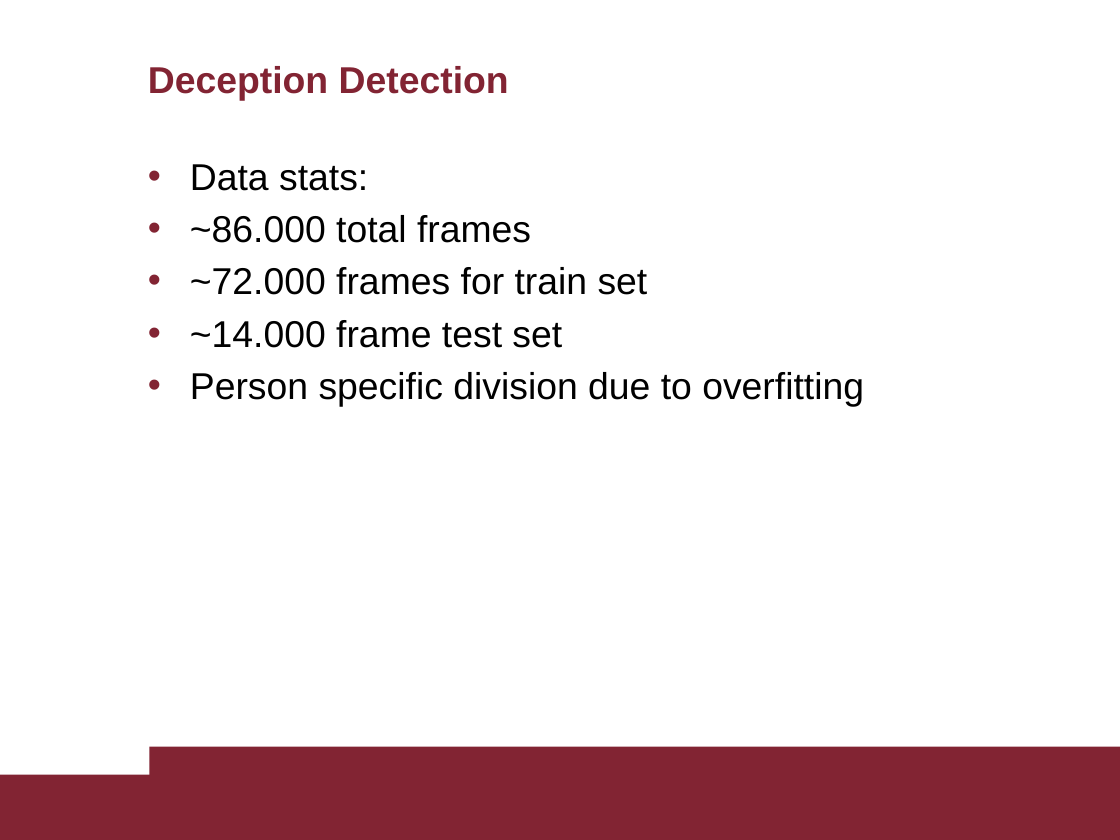
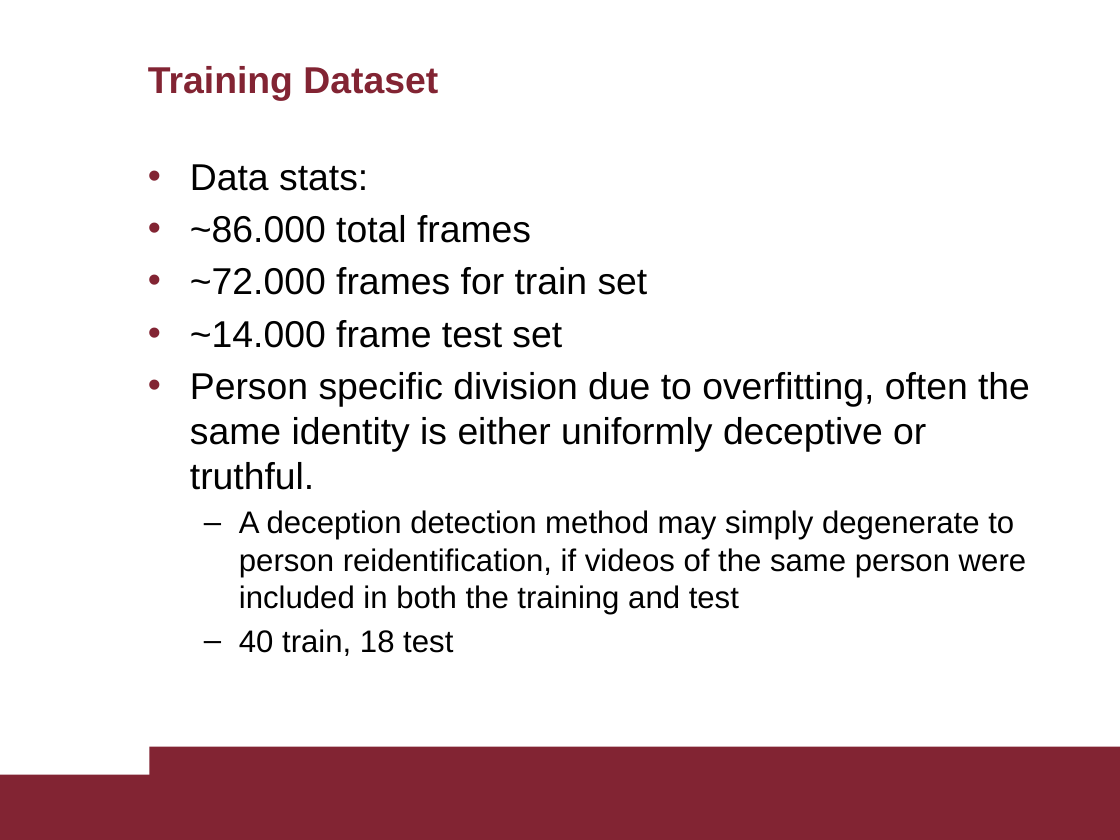
Before and after one commit to AscaL/thesis, a slide deck: slide 18 of Tesi Emanuele Orfanelli 1383726.pptx (slide 19 before the commit). Drawn at 1120x840 pixels with LibreOffice and Linux fonts; fonts in the diff are those of the drawing. Boxes give left, top, right and bottom in pixels: in the first picture for what was removed or moved away, otherwise in the second. Text is boxed around its words. In the diff, an @@ line names an element or a change of style, - is before the commit and + after.

Commit message:
ppt

```diff
--- a/Tesi Emanuele Orfanelli 1383726.pptx
+++ b/Tesi Emanuele Orfanelli 1383726.pptx
@@ title at (x1=148, y1=66, x2=438, y2=100): text changed @@
-Deception Detection
+Training Dataset
@@ text at (x1=190, y1=372, x2=1030, y2=656): text changed; size 24 to 20 pt @@
-• Person specific division due to overfitting
+• Person specific division due to overfitting, often the same identity is either uniformly deceptive or truthful.
+  – A deception detection method may simply degenerate to person reidentification, if videos of the same person were included in both the training and test
+  – 40 train, 18 test
```
Also in this commit, not shown: 23 other slides changed.
